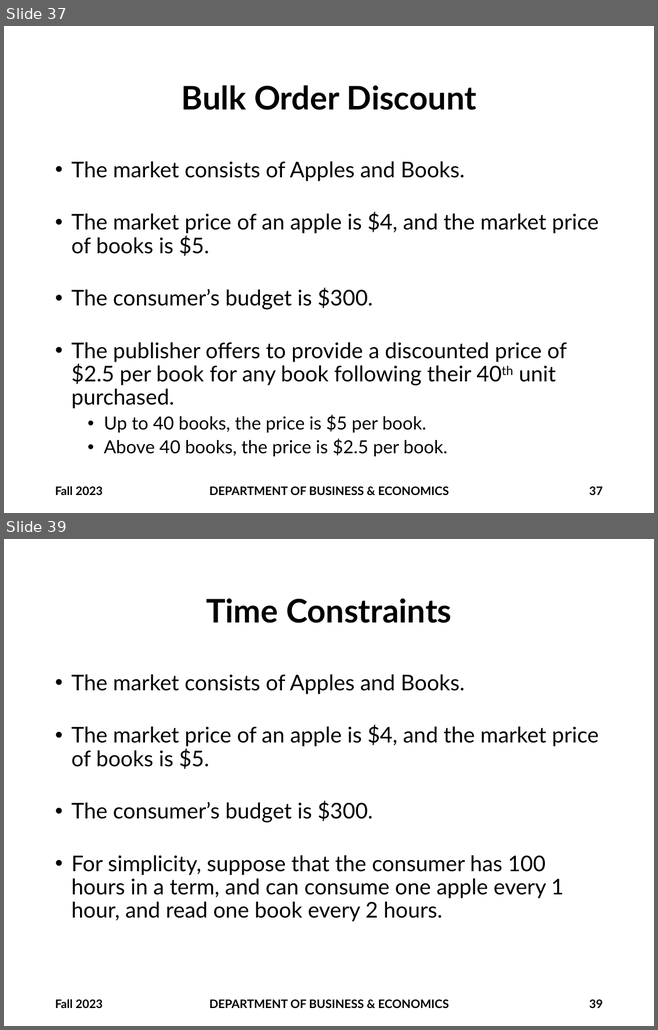
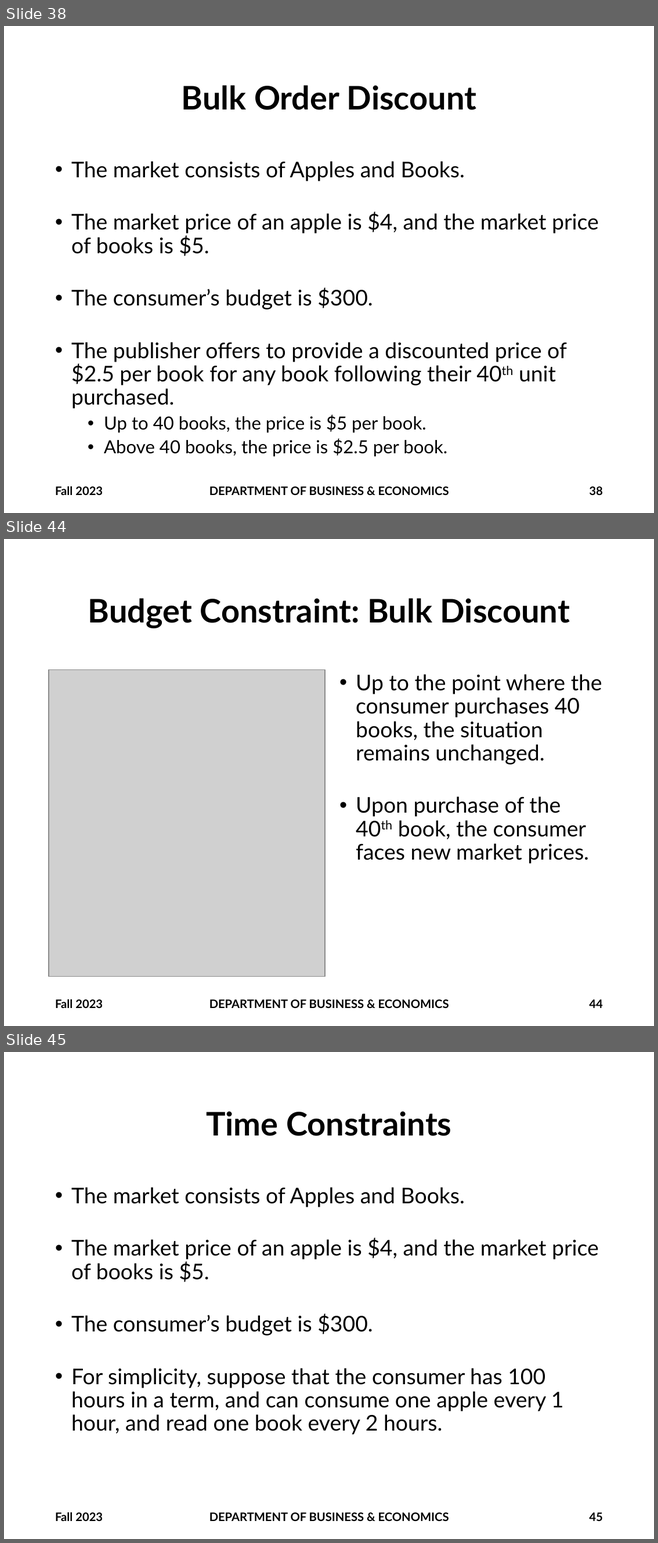
Before and after one commit to brianhwpark/brianhwpark.github.io, a slide deck: files/teaching-resources/monmouthcollege-econ-300/ECON300-LEC02.pptx. Shown one above the other, each under a label of ours: slides 37 and 39 before the commit, slides 38, 44 and 45 after it; the slides between them are not shown. The pictures are 658x1030 and 658x1543 pixels, drawn with LibreOffice and Linux fonts; fonts in the diff are those of the drawing; grey boxes stand for pictures; background and template pictures are left out. Boxes give left, top, right and bottom in pixels: in the first picture for what was removed or moved away, otherwise in the second. Text is boxed around its words. In the diff, an @@ line names an element or a change of style, - is before the commit and + after.

```diff
--- a/files/teaching-resources/monmouthcollege-econ-300/ECON300-LEC02.pptx
+++ b/files/teaching-resources/monmouthcollege-econ-300/ECON300-LEC02.pptx
@@ slide 44 added at (4,539,654,1026), background #FFFFFF @@
@@ title added at (88,598,570,628), 36 pt, text #000000, bold @@
+Budget Constraint: Bulk Discount
@@ picture added at (49,669,325,976) @@
@@ text added at (355,674,602,864), 24 pt, text #000000 @@
+• Up to the point where the consumer purchases 40 books, the situation remains unchanged.
+• Upon purchase of the 40th book, the consumer faces new market prices.
@@ text added at (55,1000,103,1008), 13 pt, text #000000, bold @@
+Fall 2023
@@ text added at (209,1000,449,1008), 13 pt, text #000000, bold @@
+DEPARTMENT OF BUSINESS & ECONOMICS
@@ page number added at (589,1000,602,1008), 13 pt, text #000000, bold @@
+44
@@ what was slide 37 is now slide 38 @@
@@ page number at (589,487,602,495): text changed @@
-37
+38
@@ what was slide 39 is now slide 45 @@
@@ page number at (589,1513,602,1521): text changed @@
-39
+45
```
Also in this commit, not shown: 2 slides changed, 19 other slides added, 1 other file.
